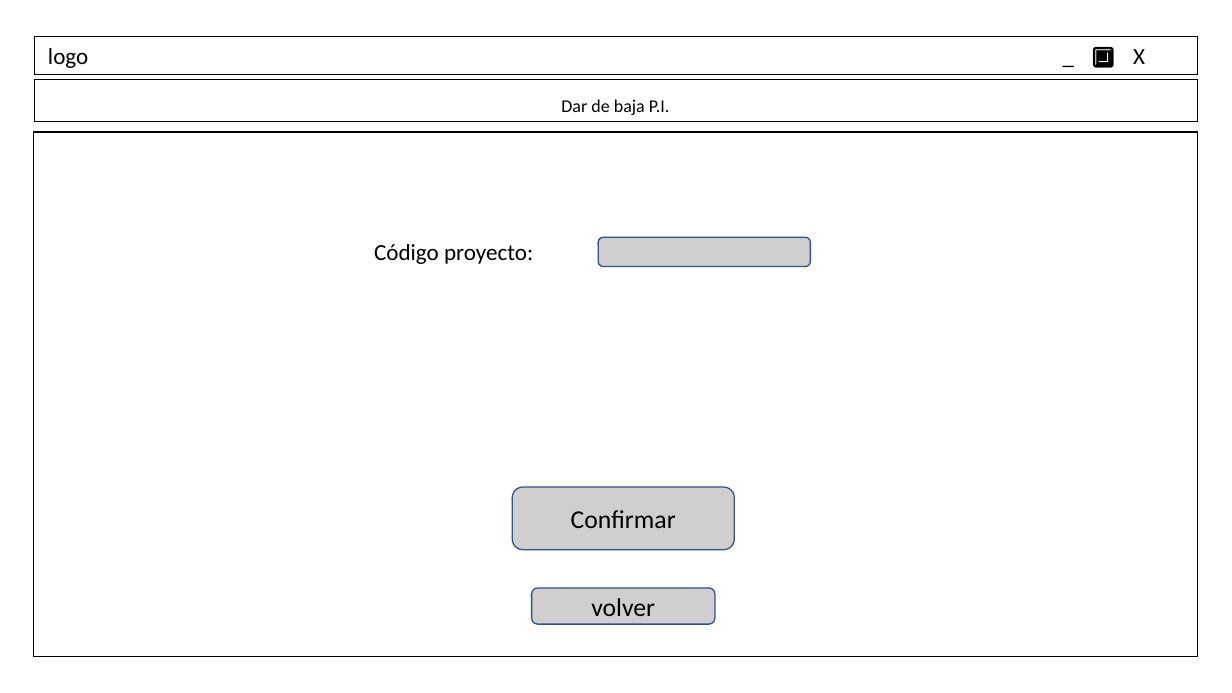
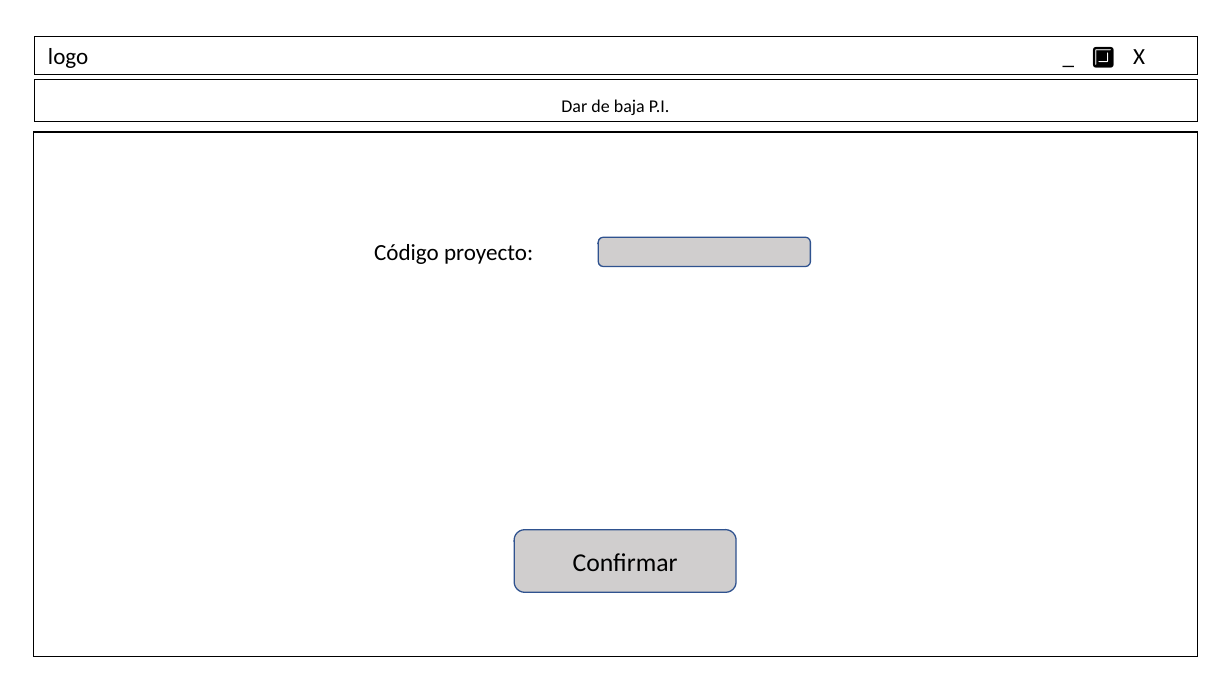
Before and after one commit to ElenaSaugar/PROYECTO-INTEGRADOR, a slide deck: slide 4 of Programacion/MockUp.odp. Drawn at 1232x693 pixels with LibreOffice and Linux fonts; fonts in the diff are those of the drawing. Boxes give left, top, right and bottom in pixels: in the first picture for what was removed or moved away, otherwise in the second. Text is boxed around its words. In the diff, an @@ line names an element or a change of style, - is before the commit and + after.

```diff
--- a/Programacion/MockUp.odp
+++ b/Programacion/MockUp.odp
@@ freeform shape "Confirmar": place and size @@
-freeform shape "Confirmar" at [512,487,734,550]
+freeform shape "Confirmar" at [514,530,736,592]
@@ freeform shape removed at [531,588,714,624] @@
-volver
```
Also in this commit, not shown: 5 other slides changed, 1 slide removed.
